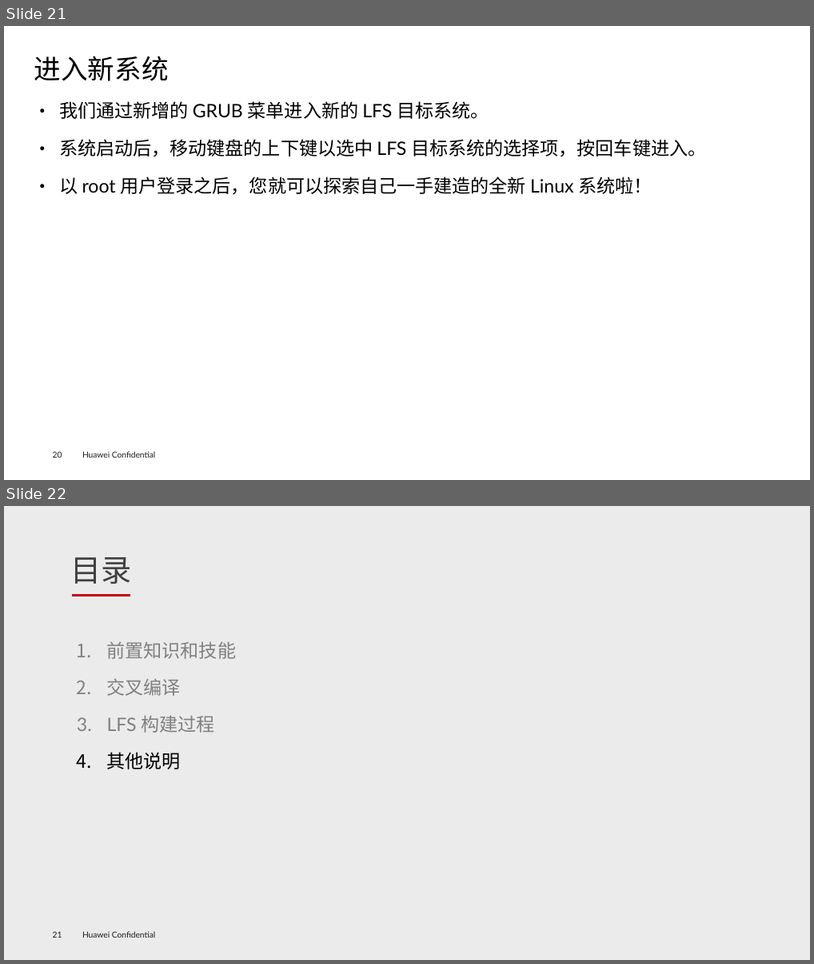
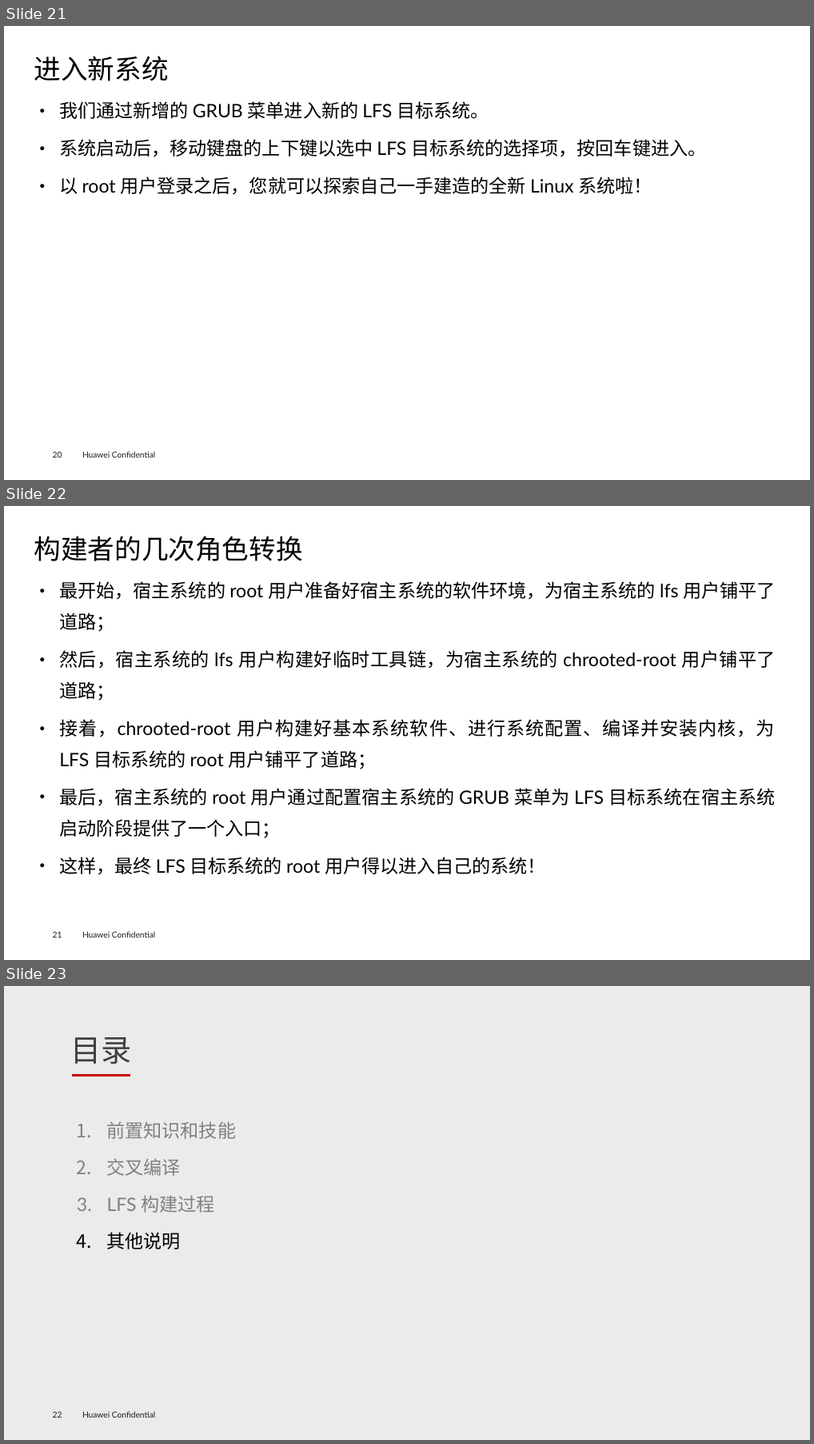
Before and after one commit to openeuler-mirror/lfs-course, a slide deck: lfs-7.7-systemd/documents/LFS-on-opnEuler_v1.3.pptx. Shown one above the other, each under a label of ours: slides 21 and 22 before the commit, slides 21, 22 and 23 after it. The pictures are 814x964 and 814x1444 pixels, drawn with LibreOffice and Linux fonts; fonts in the diff are those of the drawing; background and template pictures are left out. Boxes give left, top, right and bottom in pixels: in the first picture for what was removed or moved away, otherwise in the second. Text is boxed around its words. In the diff, an @@ line names an element or a change of style, - is before the commit and + after.

Commit message:
Update the content of document
Update the teaching PPT.

```diff
--- a/lfs-7.7-systemd/documents/LFS-on-opnEuler_v1.3.pptx
+++ b/lfs-7.7-systemd/documents/LFS-on-opnEuler_v1.3.pptx
@@ slide 22 added at (4, 506, 810, 960), background #FFFFFF; not listed: 2 template elements that a slide beside it also shows @@
@@ title added at (34, 536, 303, 561), 32 pt, text #000000 @@
+构建者的几次角色转换
@@ text added at (59, 581, 776, 875), 22 pt, text #000000 @@
+● 最开始，宿主系统的 root 用户准备好宿主系统的软件环境，为宿主系统的 lfs 用户铺平了道路；
+● 然后，宿主系统的 lfs 用户构建好临时工具链，为宿主系统的 chrooted-root 用户铺平了道路；
+● 接着，chrooted-root 用户构建好基本系统软件、进行系统配置、编译并安装内核，为 LFS 目标系统的 root 用户铺平了道路；
+● 最后，宿主系统的 root 用户通过配置宿主系统的 GRUB 菜单为 LFS 目标系统在宿主系统启动阶段提供了一个入口；
+● 这样，最终 LFS 目标系统的 root 用户得以进入自己的系统！
@@ what was slide 22 is now slide 23 @@
@@ page number at (53, 1411, 62, 1417): text changed @@
-21
+22
```
